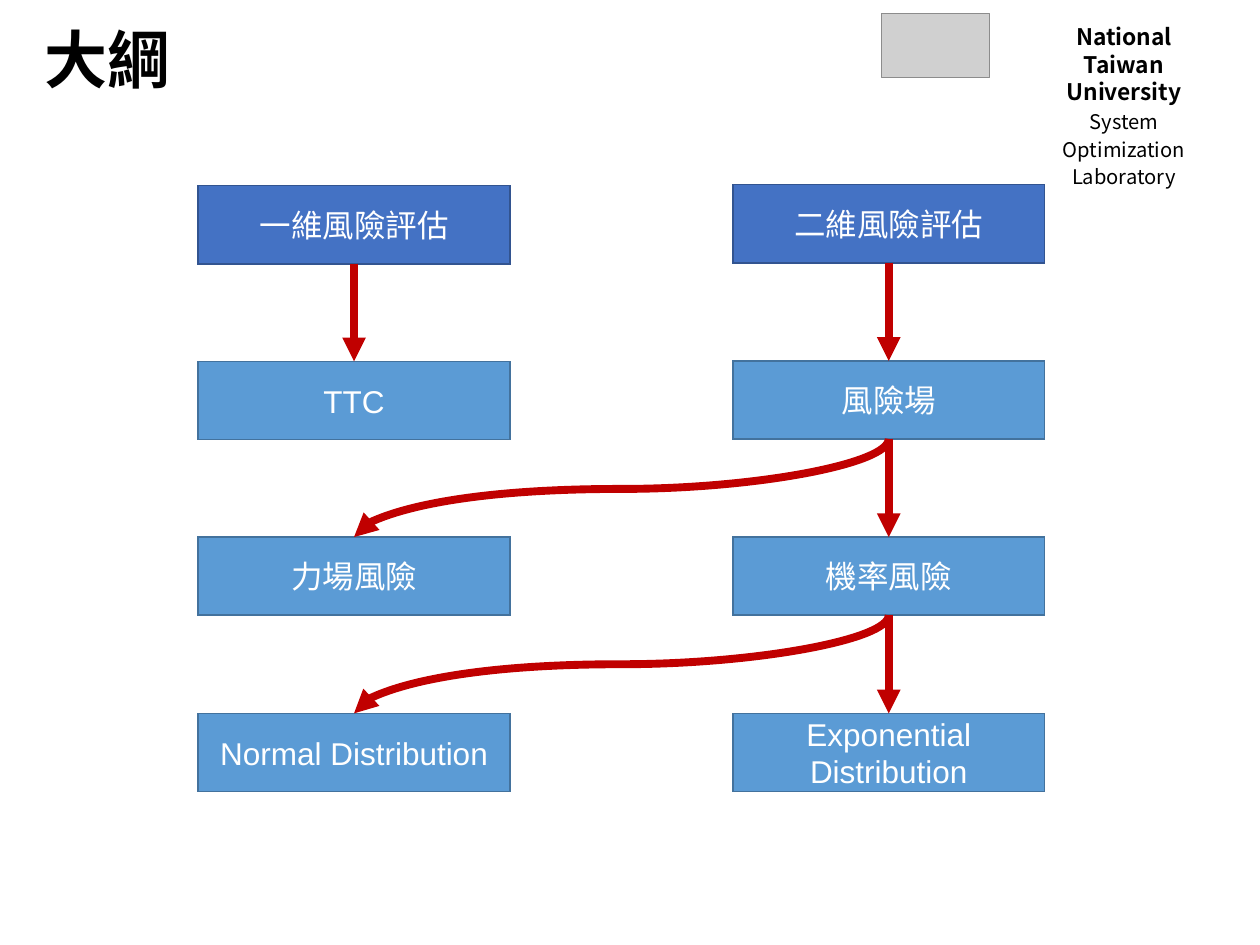
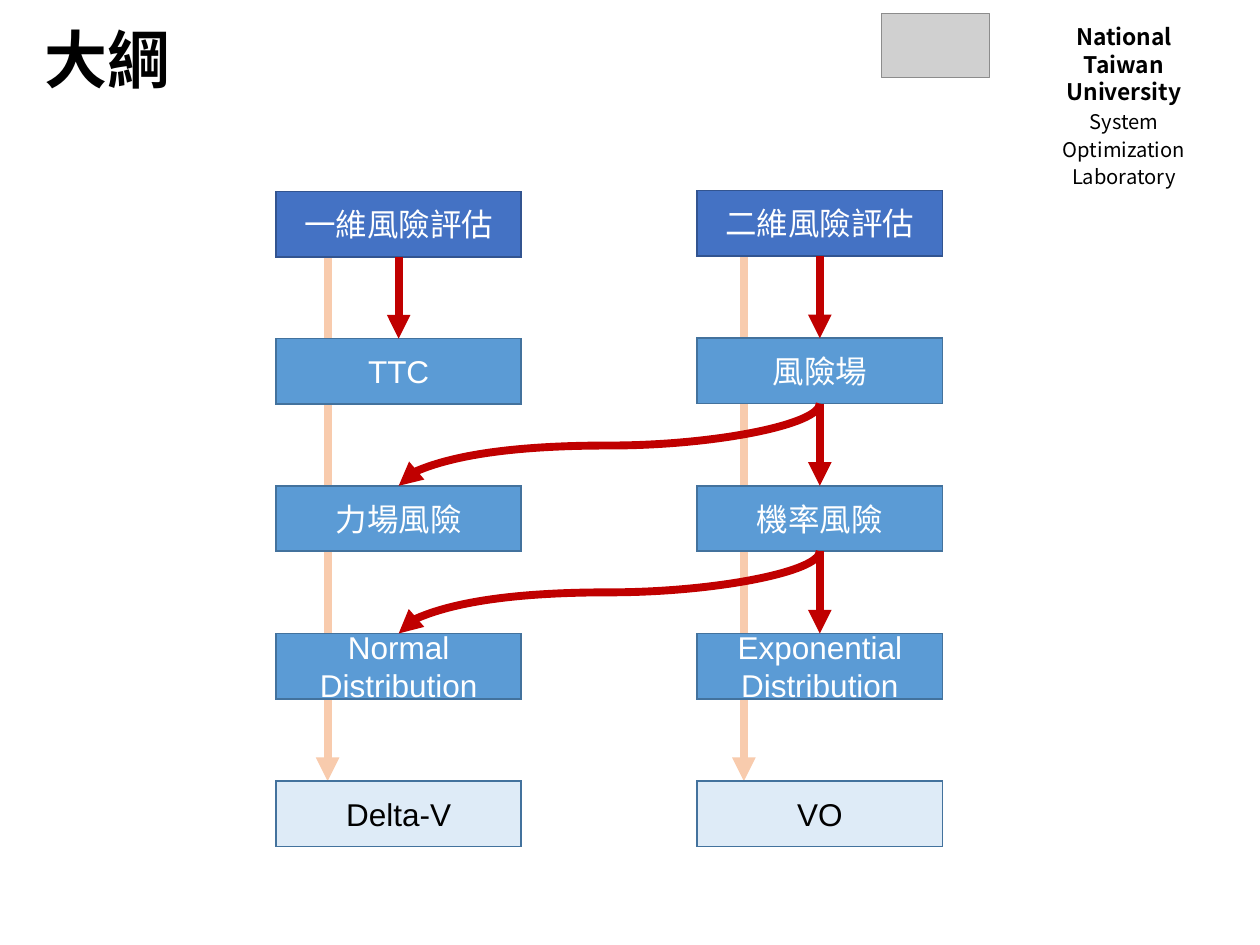
Before and after one commit to Yi-An-Wang/institute_information, a slide deck: slide 3 of path_planing/研討會/碰撞風險評估討論.pptx (slide 2 before the commit). Drawn at 1260x945 pixels with LibreOffice and Linux fonts; fonts in the diff are those of the drawing; grey boxes stand for pictures; background and template pictures are left out. Boxes give left, top, right and bottom in pixels: in the first picture for what was removed or moved away, otherwise in the second. Text is boxed around its words. In the diff, an @@ line names an element or a change of style, - is before the commit and + after.

```diff
--- a/path_planing/研討會/碰撞風險評估討論.pptx
+++ b/path_planing/研討會/碰撞風險評估討論.pptx
@@ rectangle "一維風險評估" resized from (x1=198, y1=185, x2=509, y2=263) to (x1=276, y1=192, x2=522, y2=257) @@
@@ rectangle "二維風險評估" resized from (x1=733, y1=184, x2=1045, y2=262) to (x1=697, y1=190, x2=942, y2=256) @@
@@ arrow added from (328, 256) to (328, 781), #F8CBAD 4.5 pt @@
@@ arrow moved from (354, 263) - (354, 362) to (398, 257) - (398, 339) @@
@@ arrow added from (743, 256) to (743, 781), #F8CBAD 4.5 pt @@
@@ arrow moved from (888, 262) - (888, 360) to (820, 256) - (820, 338) @@
@@ rectangle "TTC" resized from (x1=198, y1=362, x2=509, y2=440) to (x1=276, y1=339, x2=522, y2=404) @@
@@ rectangle "風險場" resized from (x1=733, y1=360, x2=1045, y2=438) to (x1=697, y1=338, x2=942, y2=403) @@
@@ curved arrow moved from (888, 438) - (354, 537) to (820, 403) - (398, 486) @@
@@ arrow moved from (888, 438) - (888, 537) to (820, 403) - (820, 486) @@
@@ rectangle "力場風險" resized from (x1=198, y1=537, x2=509, y2=615) to (x1=276, y1=486, x2=522, y2=552) @@
@@ rectangle "機率風險" resized from (x1=733, y1=537, x2=1045, y2=615) to (x1=697, y1=486, x2=942, y2=552) @@
@@ curved arrow moved from (888, 615) - (354, 713) to (820, 552) - (398, 634) @@
@@ arrow moved from (888, 615) - (888, 713) to (820, 552) - (820, 634) @@
@@ rectangle "Normal Distribution" resized from (x1=198, y1=713, x2=509, y2=791) to (x1=276, y1=634, x2=522, y2=699) @@
@@ rectangle "Exponential Distribution" resized from (x1=733, y1=713, x2=1045, y2=791) to (x1=697, y1=634, x2=942, y2=699) @@
@@ rectangle added at (x1=276, y1=781, x2=522, y2=847), fill #DEEBF7, outline #43739E 1 pt, 18 pt, text #000000 @@
+Delta-V
@@ rectangle added at (x1=697, y1=781, x2=942, y2=847), fill #DEEBF7, outline #43739E 1 pt, 18 pt, text #000000 @@
+VO
```
Also in this commit, not shown: 3 other slides changed, 11 slides added, 1 slide removed, 1 other file.
